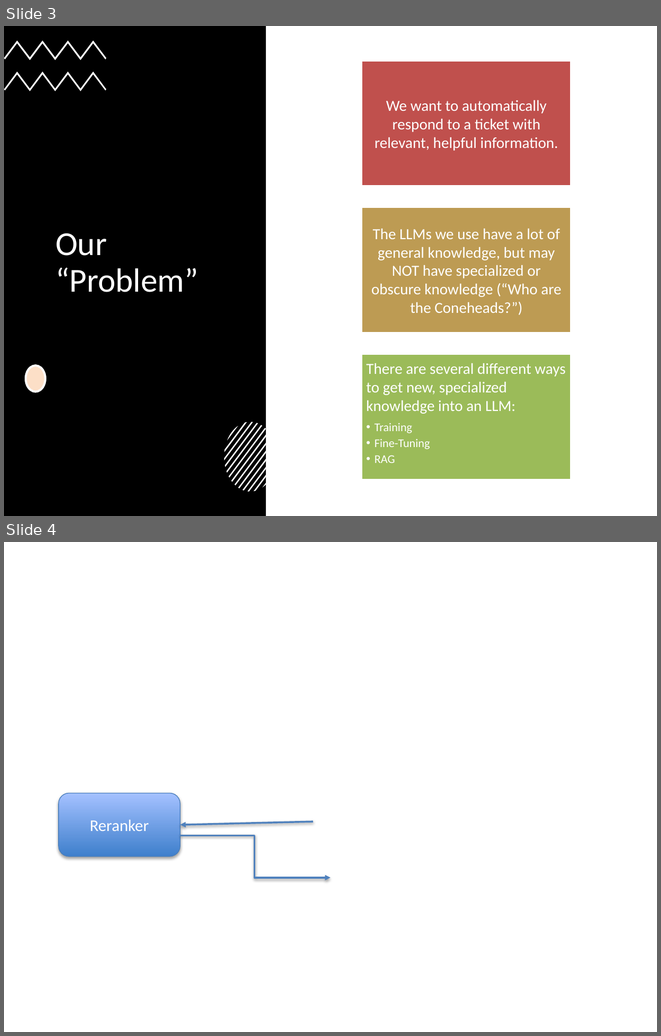
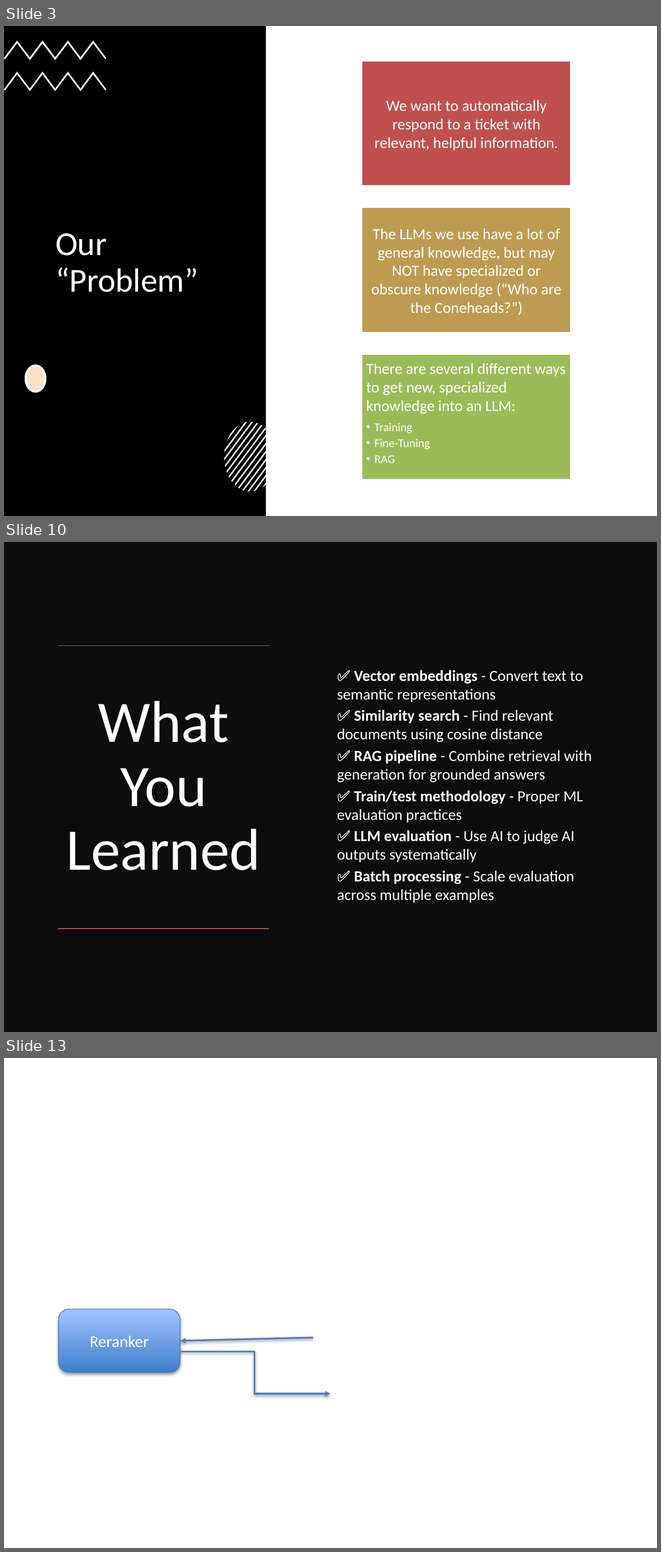
Before and after one commit to tniccum21/LLM_Class, a slide deck: Week06/Week06.pptx. Shown one above the other, each under a label of ours: slides 3 and 4 before the commit, slides 3, 10 and 13 after it; the slides between them are not shown. The pictures are 661x1036 and 661x1552 pixels, drawn with LibreOffice and Linux fonts; fonts in the diff are those of the drawing; background and template pictures are left out. Boxes give left, top, right and bottom in pixels: in the first picture for what was removed or moved away, otherwise in the second. Text is boxed around its words. In the diff, an @@ line names an element or a change of style, - is before the commit and + after.

```diff
--- a/Week06/Week06.pptx
+++ b/Week06/Week06.pptx
@@ slide 10 added at bbox=[4, 542, 657, 1032], background #FFFFFF @@
@@ rectangle added at bbox=[4, 542, 657, 1032], fill #0D0D0D @@
@@ line added from (269, 646) to (58, 646), #C0504D 1 pt @@
@@ text added at bbox=[337, 670, 592, 902], 17 pt, text #FFFFFF @@
+✅ Vector embeddings - Convert text to semantic representations
+✅ Similarity search - Find relevant documents using cosine distance
+✅ RAG pipeline - Combine retrieval with generation for grounded answers
+✅ Train/test methodology - Proper ML evaluation practices
+✅ LLM evaluation - Use AI to judge AI outputs systematically
+✅ Batch processing - Scale evaluation across multiple examples
@@ title added at bbox=[67, 700, 261, 870], 65 pt, text #FFFFFF @@
+What You Learned
@@ line added from (269, 928) to (58, 928), #C0504D 1 pt @@
@@ what was slide 4 is now slide 13 @@
```
Also in this commit, not shown: 8 other slides added, 5 slides removed, 14 other files.
